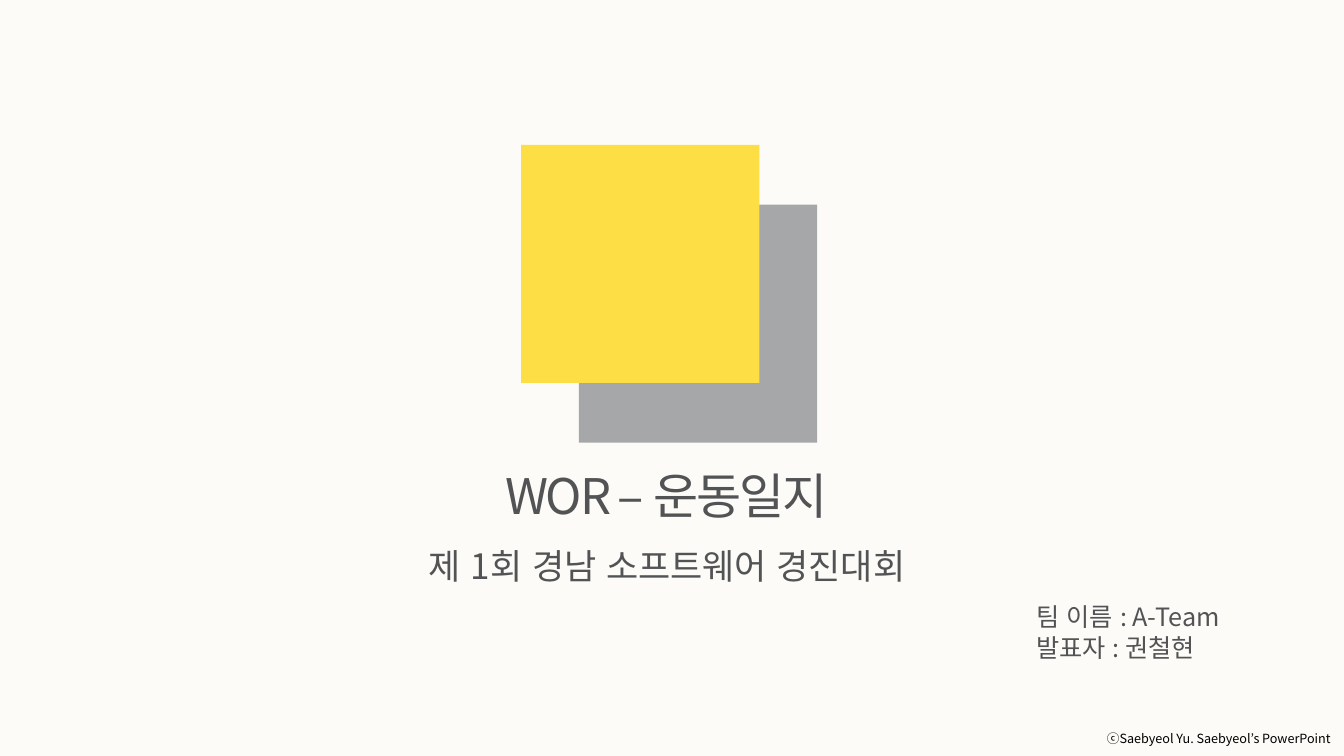
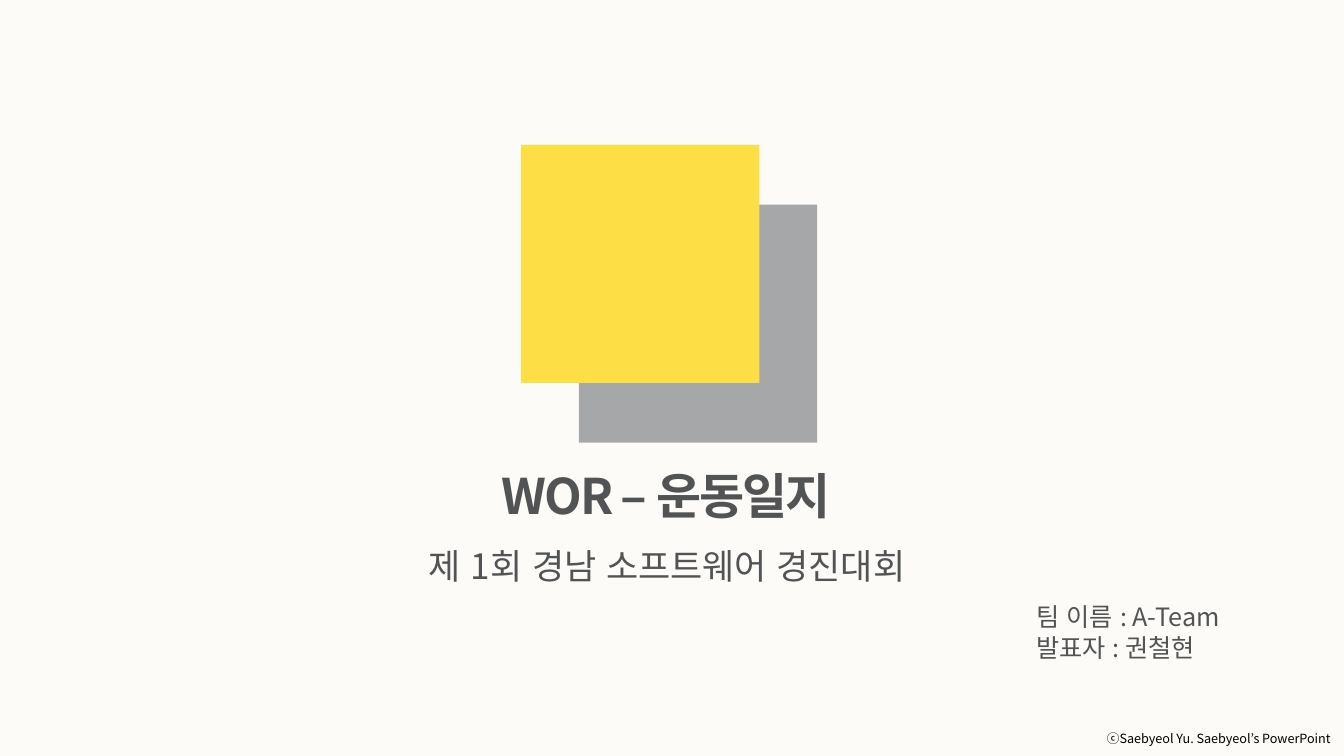
Before and after one commit to kkcchh9999/Work-out_Record_App, a slide deck: slide 1 of Document/A-Team 발표자료.pptx. Drawn at 1344x756 pixels with LibreOffice and Linux fonts; fonts in the diff are those of the drawing. Boxes give left, top, right and bottom in pixels: in the first picture for what was removed or moved away, otherwise in the second. Text is boxed around its words. In the diff, an @@ line names an element or a change of style, - is before the commit and + after.

```diff
--- a/Document/A-Team 발표자료.pptx
+++ b/Document/A-Team 발표자료.pptx
@@ text "WOR – 운동일지" at (502,473,830,519): bold on @@
```
Also in this commit, not shown: 4 other slides changed, 4 slides added, 1 slide removed.
